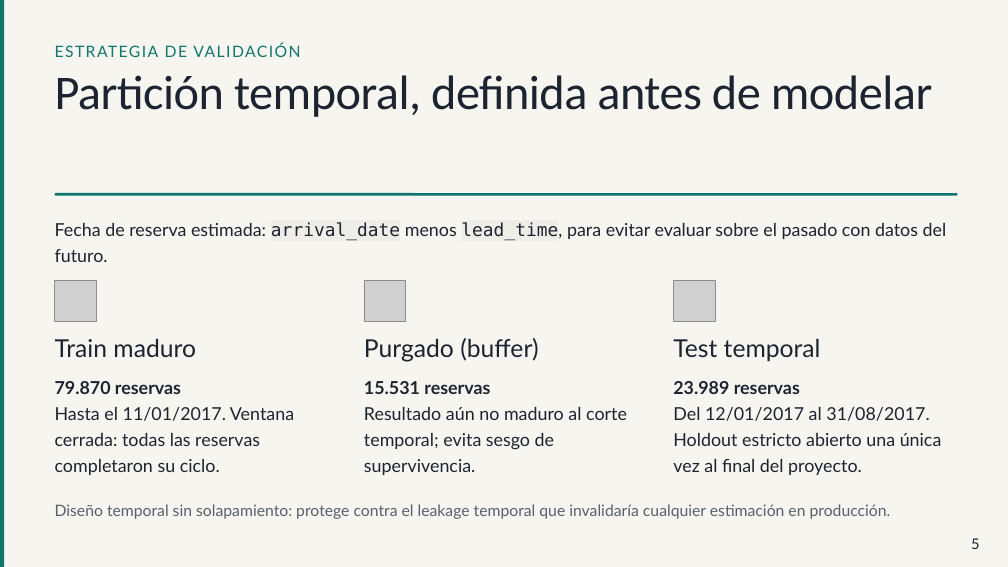
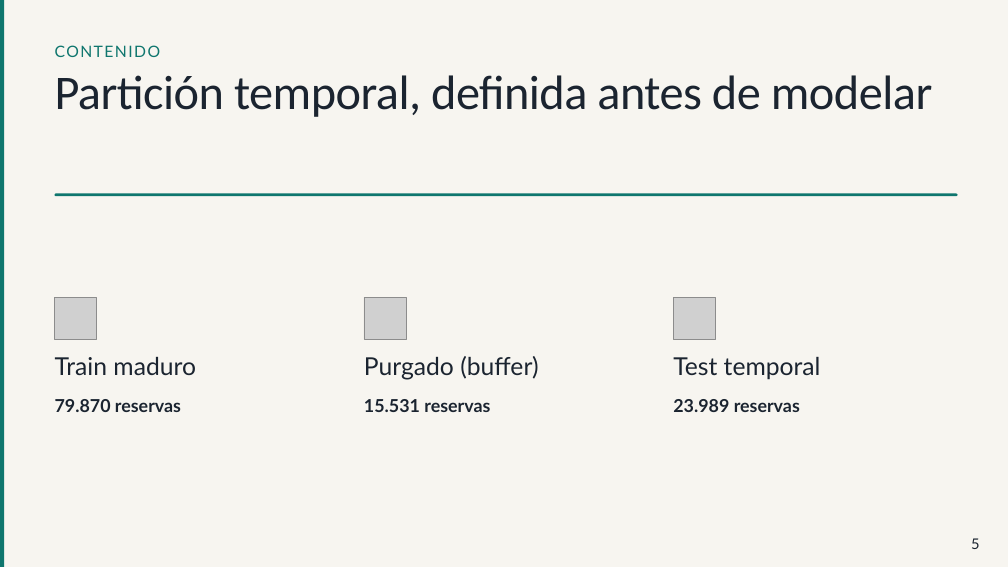
Before and after one commit to sabthe02/Obligatorio-IA, a slide deck: slide 5 of Prediccion-de-cancelaciones-hoteleras.pptx. Drawn at 1008x567 pixels with LibreOffice and Linux fonts; fonts in the diff are those of the drawing; grey boxes stand for pictures. Boxes give left, top, right and bottom in pixels: in the first picture for what was removed or moved away, otherwise in the second. Text is boxed around its words. In the diff, an @@ line names an element or a change of style, - is before the commit and + after.

```diff
--- a/Prediccion-de-cancelaciones-hoteleras.pptx
+++ b/Prediccion-de-cancelaciones-hoteleras.pptx
@@ text at bbox=[55, 45, 161, 57]: text changed @@
-ESTRATEGIA DE VALIDACIÓN
+CONTENIDO
@@ text removed at bbox=[55, 222, 947, 262] @@
-Fecha de reserva estimada: arrival_date menos lead_time, para evitar evaluar sobre el pasado con datos del futuro.
@@ 3 pictures, 3 texts: place and size @@
-3 pictures, 3 texts at bbox=[54, 280, 821, 362]
+3 pictures, 3 texts at bbox=[54, 298, 821, 380]
@@ text removed at bbox=[673, 381, 942, 475] @@
-23.989 reservas
-Del 12/01/2017 al 31/08/2017. Holdout estricto abierto una única vez al final del proyecto.
@@ text "79.870 reservas": place and size @@
-text "79.870 reservas" at bbox=[55, 381, 294, 475]
+text "79.870 reservas" at bbox=[55, 399, 181, 412]
@@ text at bbox=[55, 407, 294, 475]: paragraph removed @@
-Hasta el 11/01/2017. Ventana cerrada: todas las reservas completaron su ciclo.
@@ text at bbox=[364, 407, 627, 475]: paragraph removed @@
-Resultado aún no maduro al corte temporal; evita sesgo de supervivencia.
@@ text "15.531 reservas": place and size @@
-text "15.531 reservas" at bbox=[364, 381, 627, 475]
+text "15.531 reservas" at bbox=[364, 399, 490, 412]
@@ text added at bbox=[673, 399, 800, 412], 17 pt, text #1B2430, bold @@
+23.989 reservas
@@ text removed at bbox=[55, 504, 891, 519] @@
-Diseño temporal sin solapamiento: protege contra el leakage temporal que invalidaría cualquier estimación en producción.
```
Also in this commit, not shown: 10 other slides changed, 5 other files.
